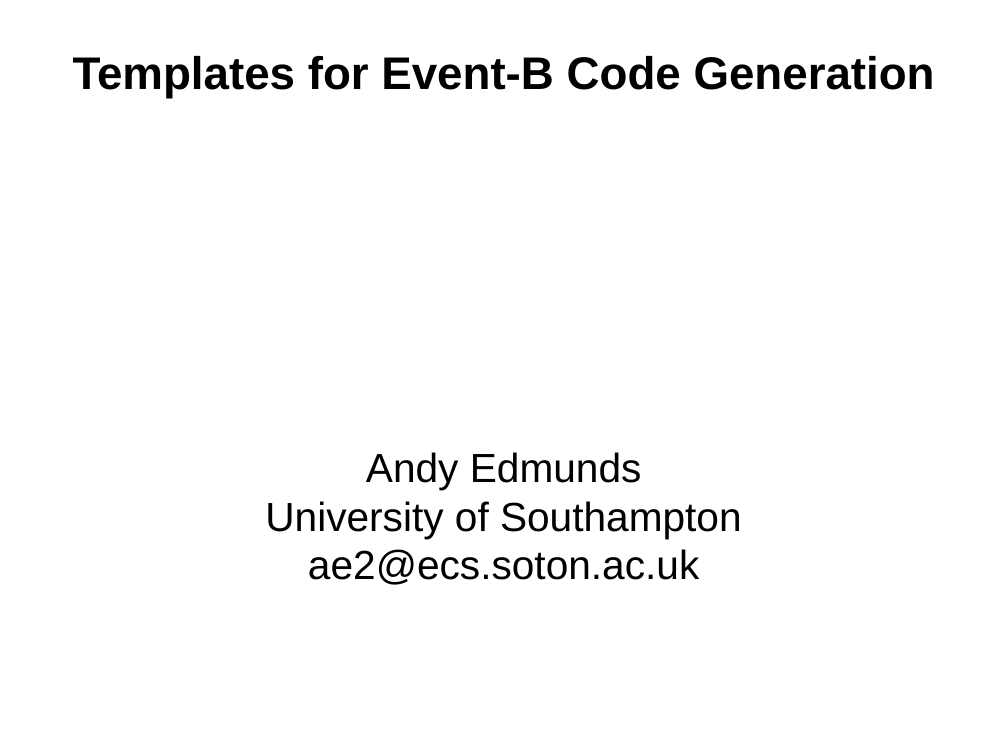
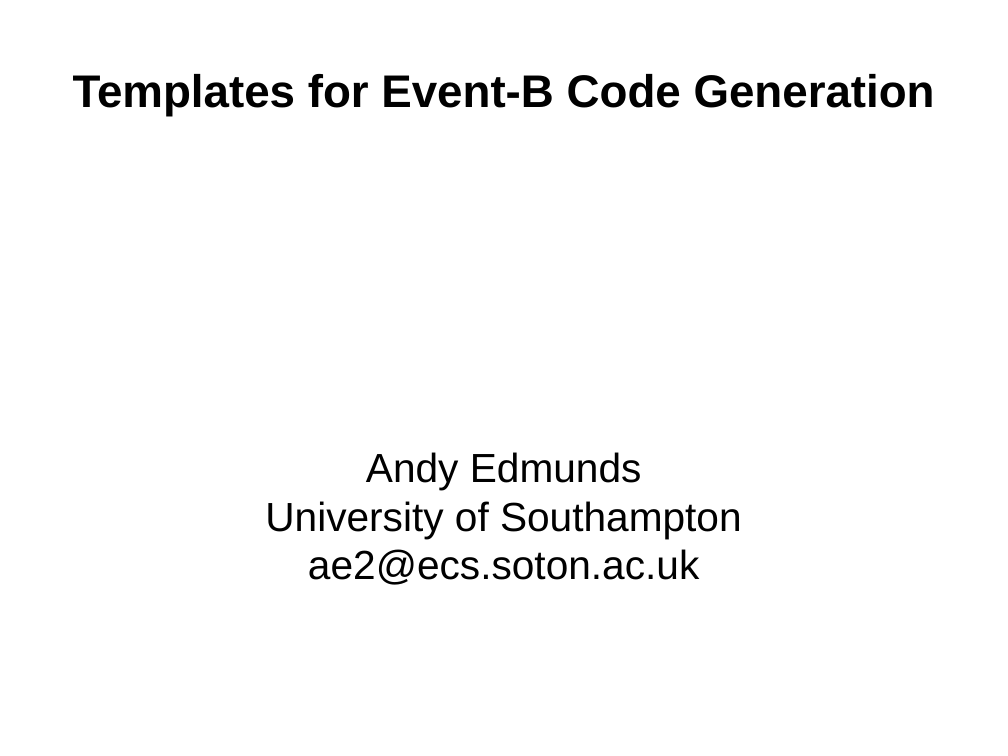
Before and after one commit to weetmuts/rodin-b-sharp-iUML_B_Utils, a slide deck: slide 1 of work/store/Writing/InterfaceTemplatesPaper(acceptedABZ2014)/presentation/templates.odp. Drawn at 1008x756 pixels with LibreOffice and Linux fonts; fonts in the diff are those of the drawing. Boxes give left, top, right and bottom in pixels: in the first picture for what was removed or moved away, otherwise in the second. Text is boxed around its words. In the diff, an @@ line names an element or a change of style, - is before the commit and + after.

```diff
--- a/work/store/Writing/InterfaceTemplatesPaper(acceptedABZ2014)/presentation/templates.odp
+++ b/work/store/Writing/InterfaceTemplatesPaper(acceptedABZ2014)/presentation/templates.odp
@@ title "Templates for Event-B Code Generation" moved from (x1=73, y1=56, x2=935, y2=99) to (x1=73, y1=74, x2=935, y2=117) @@
```
Also in this commit, not shown: 1 other slide changed, 2 slides added, 9 other files.
